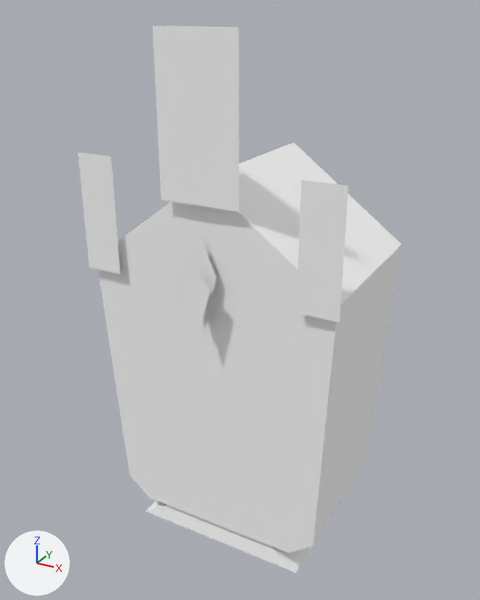
The glTF model public/3d/item/model__item__room.ofs_3689_0/3689kg_ko_clk.gltf as it was, and as the next commit left it.
Rendered twice from a 50 mm camera at (0.62, -1.185, 1.125) aimed at (-0.017, -0.028, 0.546). The axes (+X, +Y, +Z) are drawn at lower left. The lights are the same throughout. The first picture is the older version.

Names of what the first picture shows: '3689kg_ko_clk'.
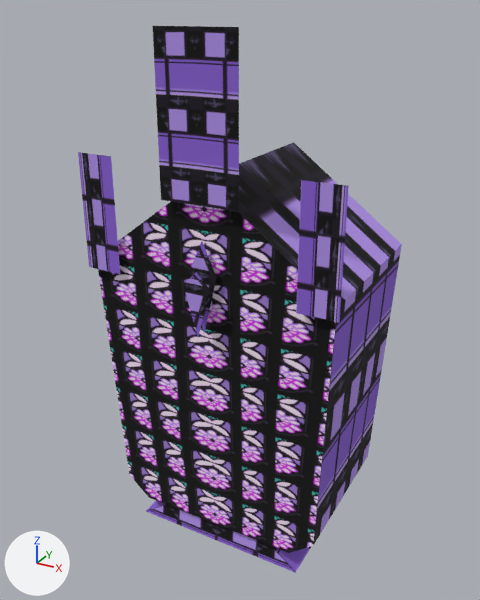
Pixel boxes (x1, y1, x2, y2) of what changed, in the pictures (480 x 600 px):
```json
{"object": "3689kg_ko_clk", "change": "surface changed", "before": [78, 26, 402, 573], "after": [78, 26, 402, 573], "on screen": "darker"}
```

The change, as JSON lines over the scene's bpy script:
```json
{"op": "add", "block": "img_ko_clk_0", "code": ["img_ko_clk_0 = load_image('ko_clk_0', '_unpacked/ko_clk_0', 32, 64, 'sRGB')"]}
{"op": "add", "block": "img_ko_clk_1", "code": ["img_ko_clk_1 = load_image('ko_clk_1', '_unpacked/ko_clk_1', 32, 64, 'sRGB')"]}
{"op": "remove", "block": "mat_ko_clk_1", "code": "mat_ko_clk_1.base_color = (1.0, 1.0, 1.0)  # white #ffffff"}
{"op": "add", "block": "mat_ko_clk_1", "code": "mat_ko_clk_1.texture = img_ko_clk_1"}
{"op": "remove", "block": "mat_ko_clk_0", "code": "mat_ko_clk_0.base_color = (1.0, 1.0, 1.0)  # white #ffffff"}
{"op": "add", "block": "mat_ko_clk_0", "code": "mat_ko_clk_0.texture = img_ko_clk_0"}
```
